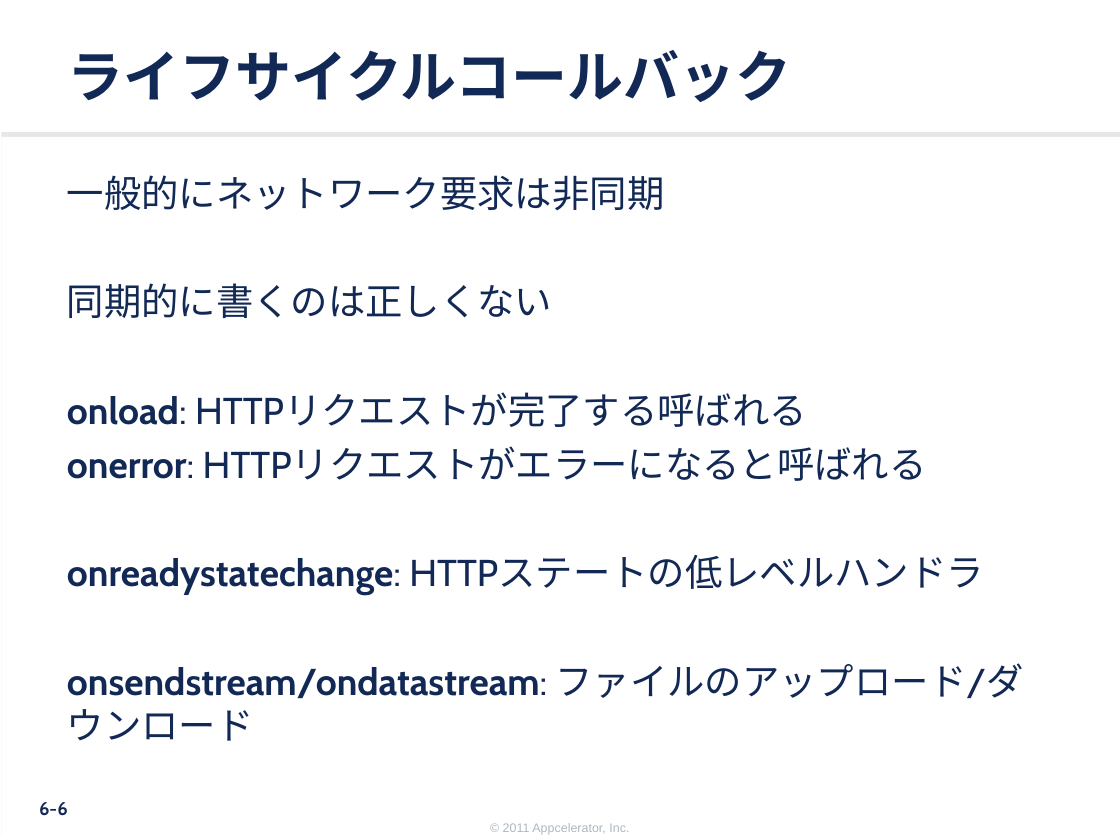
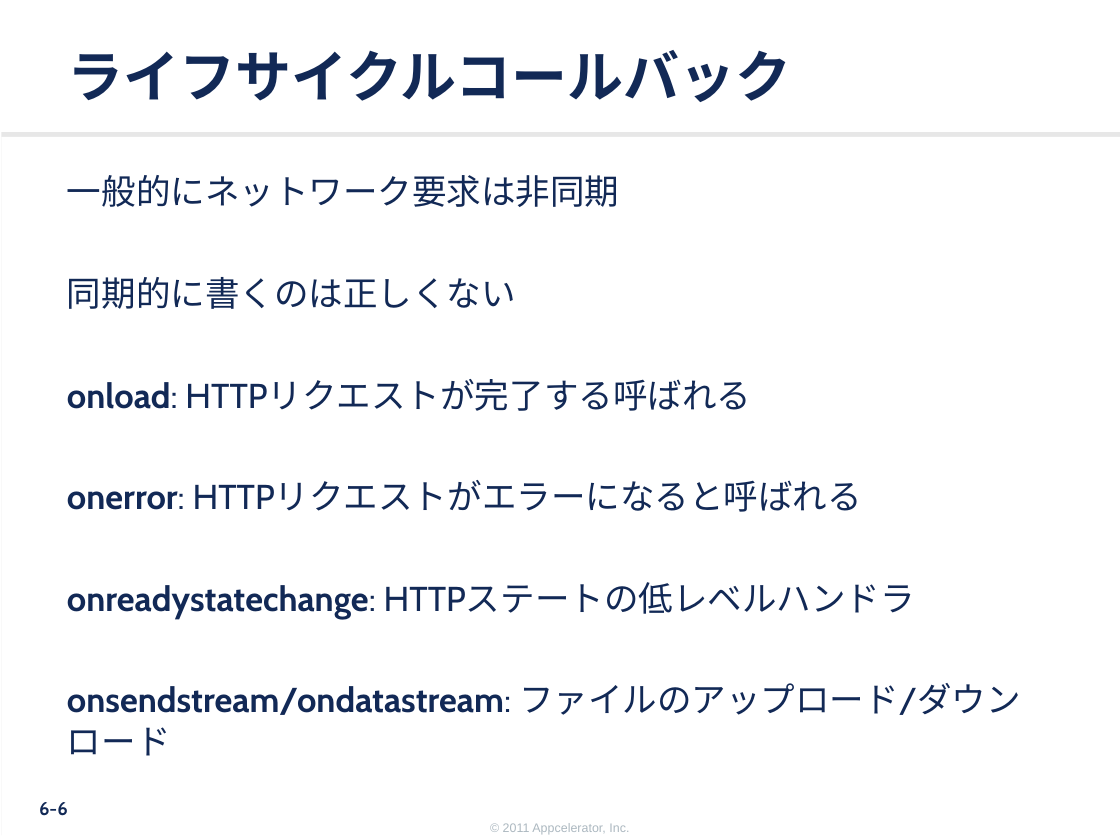
Before and after one commit to appcelerator-training-archive/tcad_certification, a slide deck: slide 6 of japanese/255_ja.ppt. Drawn at 1120x840 pixels with LibreOffice and Linux fonts; fonts in the diff are those of the drawing; background and template pictures are left out. Boxes give left, top, right and bottom in pixels: in the first picture for what was removed or moved away, otherwise in the second. Text is boxed around its words. In the diff, an @@ line names an element or a change of style, - is before the commit and + after.

```diff
--- a/japanese/255_ja.ppt
+++ b/japanese/255_ja.ppt
@@ text "一般的にネットワーク要求は非同期" at [67, 175, 1021, 756]: size 24 to 22.2 pt @@
```
Also in this commit, not shown: 1 other slide changed, 5 other files.
